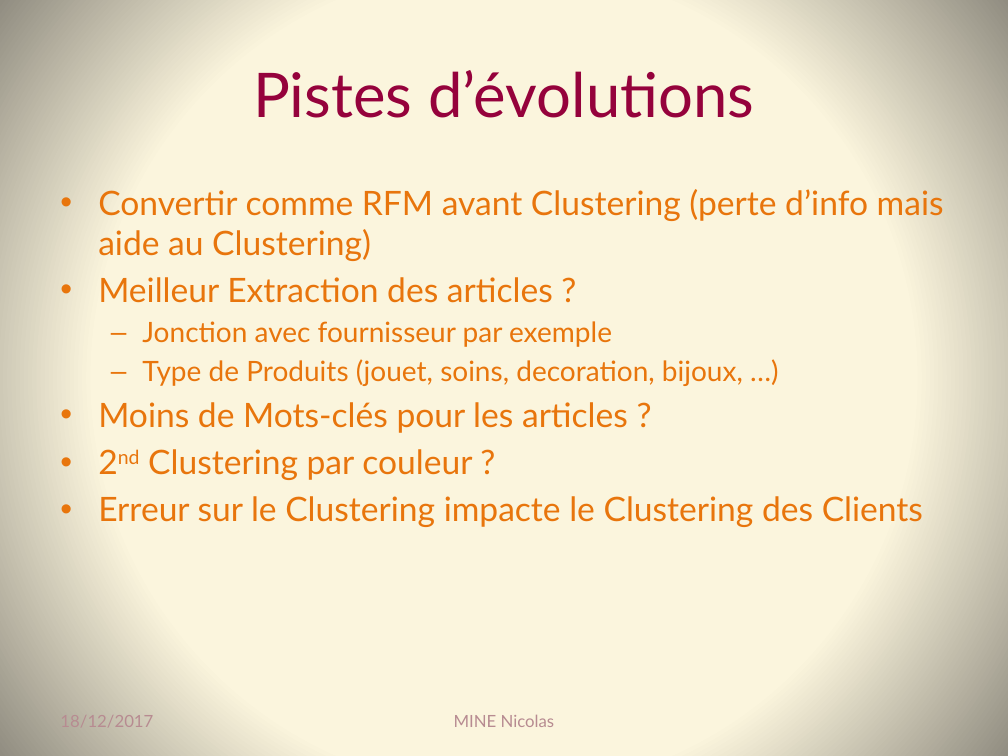
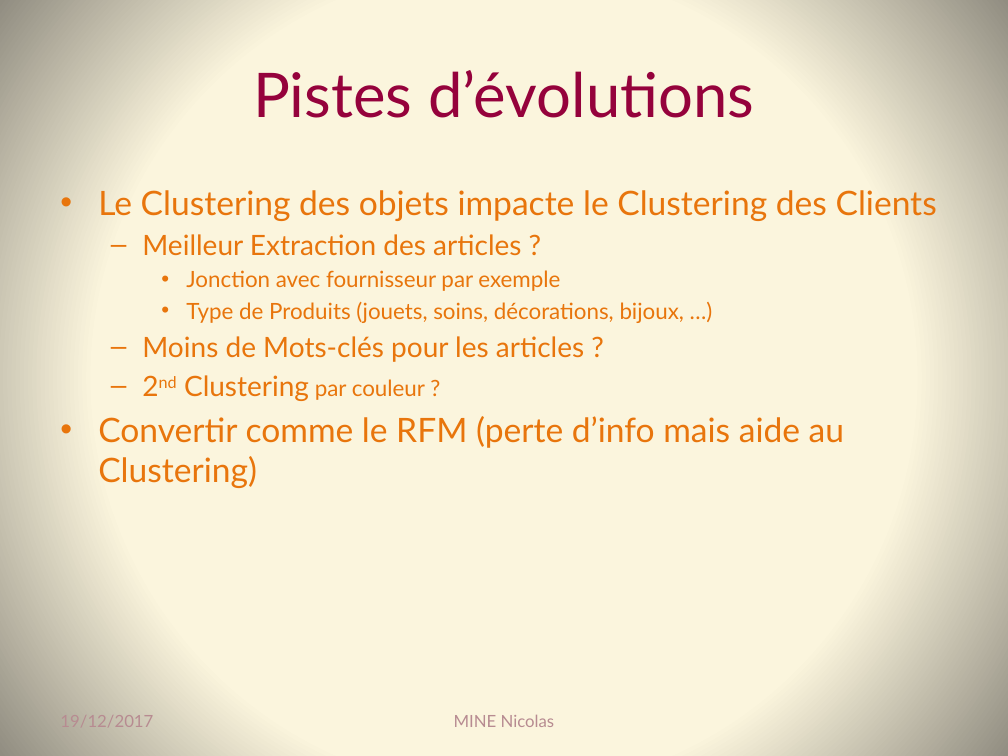
Before and after one commit to Coni63/OC_DS, a slide deck: slide 25 of P5/Presentation_projet_5.pptx. Drawn at 1008x756 pixels with LibreOffice and Linux fonts; fonts in the diff are those of the drawing. Boxes give left, top, right and bottom in pixels: in the first picture for what was removed or moved away, otherwise in the second. Text is boxed around its words. In the diff, an @@ line names an element or a change of style, - is before the commit and + after.

```diff
--- a/P5/Presentation_projet_5.pptx
+++ b/P5/Presentation_projet_5.pptx
@@ text at [98,190,937,221]: text changed @@
-• Convertir comme RFM avant Clustering (perte d’info mais aide au Clustering)
+• Le Clustering des objets impacte le Clustering des Clients
@@ text at [142,234,584,401]: size 24 to 20 pt in "Meilleur Extraction des articles ?", "Moins de Mots-clés pour les articles ?", "2nd Clustering"; size 20 to 16 pt in "Jonction avec fournisseur par exemple"; size 24 to 16 pt in "par couleur ?"; bullet • to –; list level 1 to 2 in "Meilleur Extraction des articles ?"; bullet – to •; list level 2 to 3 in "Jonction avec fournisseur par exemple"; list level 1 to 2 in "Moins de Mots-clés pour les ..."; list level 1 to 2 in "2nd Clustering par couleur ?" @@
@@ text at [186,302,684,323]: text changed; size 20 to 16 pt @@
-  – Type de Produits (jouet, soins, decoration, bijoux, …)
+    • Type de Produits (jouets, soins, décorations, bijoux, …)
@@ text at [98,416,844,488]: text changed @@
-• Erreur sur le Clustering impacte le Clustering des Clients
+• Convertir comme le RFM (perte d’info mais aide au Clustering)
@@ text at [60,715,153,727]: text changed @@
-18/12/2017
+19/12/2017
```
Also in this commit, not shown: 25 other slides changed, 3 other files.
